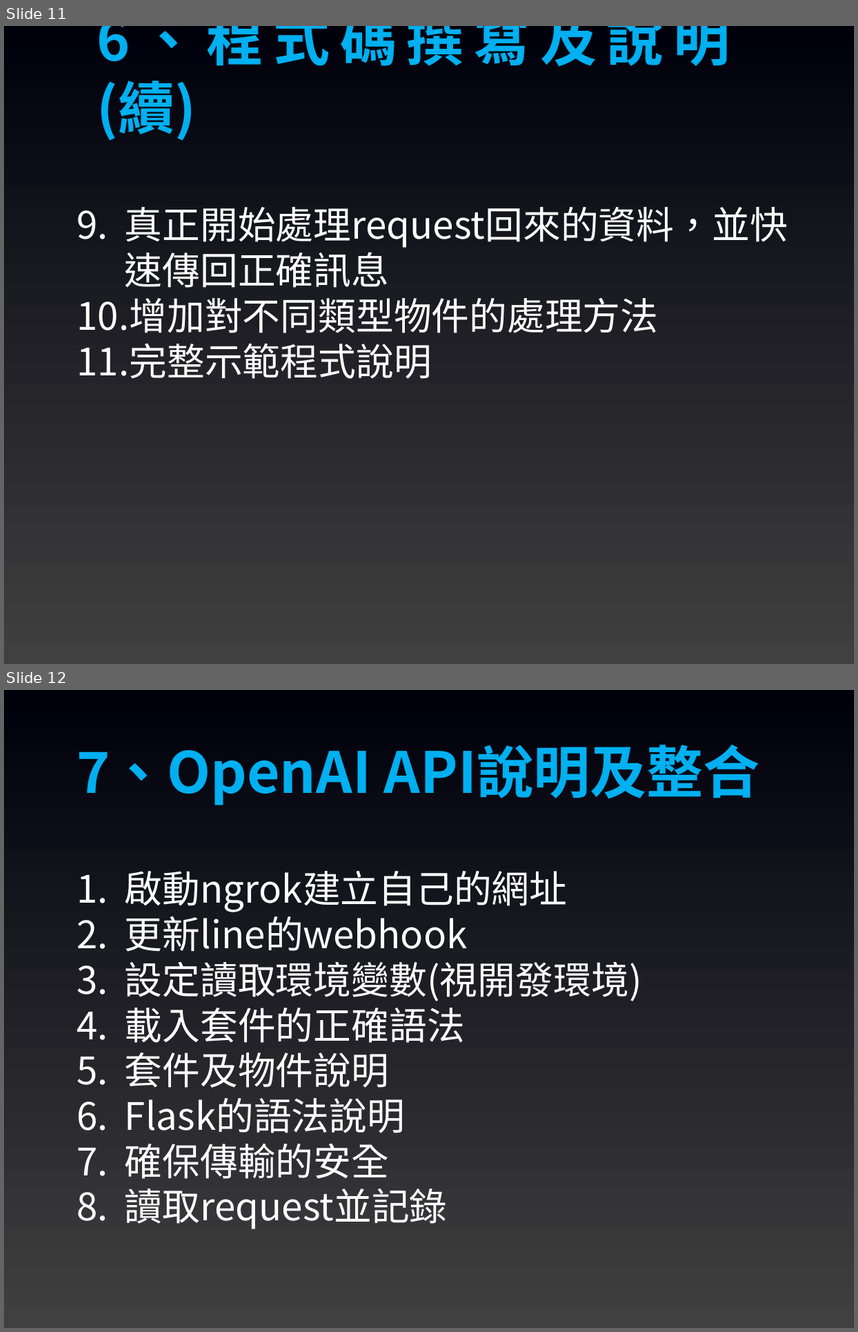
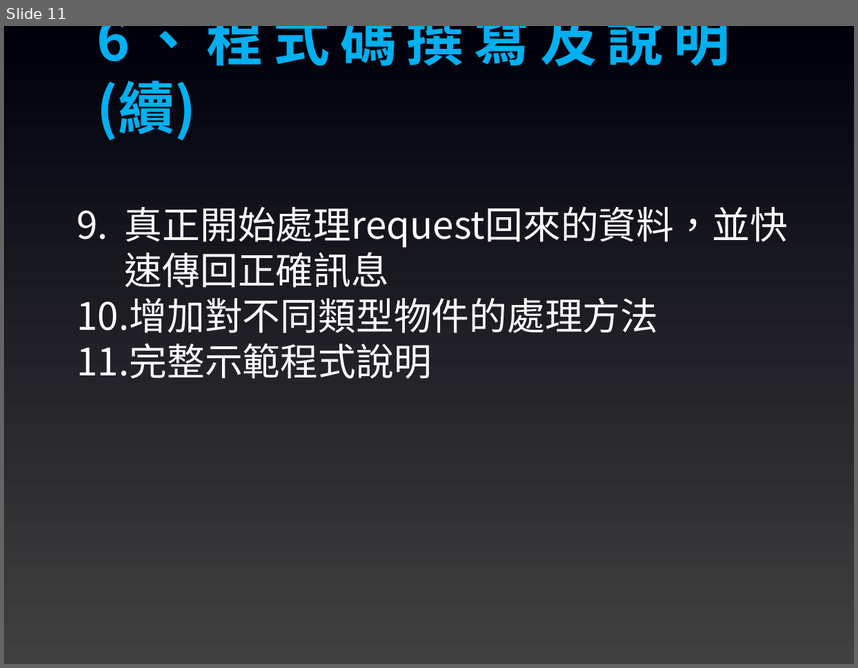
Before and after one commit to joshhu/sculinebot2024, a slide deck: Slides/課程大綱.pptx. Shown one above the other, each under a label of ours: slides 11 and 12 before the commit, slide 11 after it. The pictures are 858x1332 and 858x668 pixels, drawn with LibreOffice and Linux fonts; fonts in the diff are those of the drawing. Boxes give left, top, right and bottom in pixels: in the first picture for what was removed or moved away, otherwise in the second. Text is boxed around its words. In the diff, an @@ line names an element or a change of style, - is before the commit and + after.

```diff
--- a/Slides/課程大綱.pptx
+++ b/Slides/課程大綱.pptx
@@ slide 12 removed at [4, 690, 854, 1328], background gradient #404040 to #00000C @@
@@ text removed at [76, 745, 760, 805] @@
-7、OpenAI API說明及整合
@@ text removed at [125, 871, 642, 1229] @@
-1. 啟動ngrok建立自己的網址
-2. 更新line的webhook
-3. 設定讀取環境變數(視開發環境)
-4. 載入套件的正確語法
-5. 套件及物件說明
-6. Flask的語法說明
-7. 確保傳輸的安全
-8. 讀取request並記錄
```
Also in this commit, not shown: 5 slides changed, 1 slide added, 6 other files.
